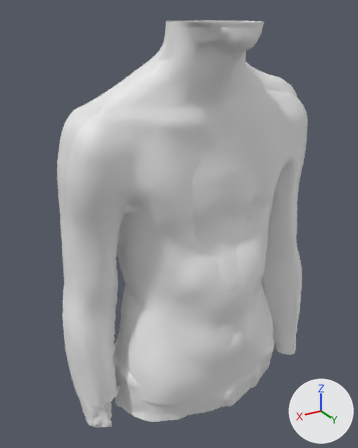
An edit to the OBJ model Assets/Meshes/Real/manuallyAdjustedOBJ.obj, drawn before and after from the same camera.
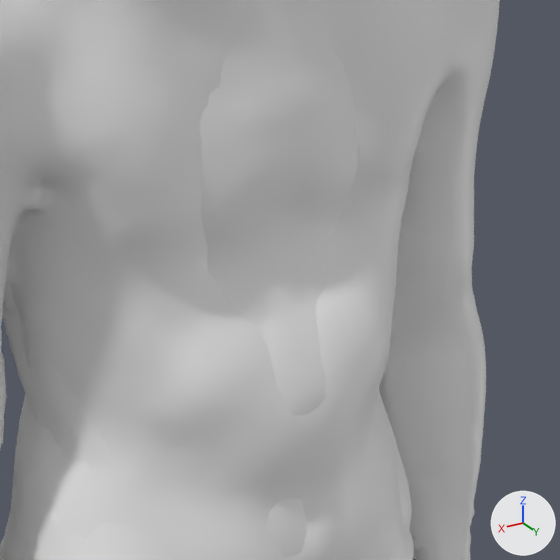
Old and new are each drawn whole from a 50 mm lens placed at (0.439, 0.592, 0.324), pointed at (0.031, -0.089, -0.017) and again close up on the part from 32% to 92% of the width and 30% to 78% of the height. The lights are fixed; the arrows at lower right show +X, +Y and +Z. Where no turn or scale is listed for an object, it has been applied to the vertices. Vertices at the same position are counted once.

The scene before the commit, as lines of its bpy script (objects in view):
```python
me_manuallyadjustedobj = bpy.data.meshes.new('manuallyAdjustedOBJ')
me_manuallyadjustedobj.from_pydata(...)  # 20896 vertices, 39935 faces; spans x -0.242..0.253, y -0.206..0.05, z -0.327..0.31
me_manuallyadjustedobj.polygons.foreach_set('use_smooth', [True] * 39935)
ob_manuallyadjustedobj = bpy.data.objects.new('manuallyAdjustedOBJ', me_manuallyadjustedobj)
ob_manuallyadjustedobj.location = (0.0, 0.0, 0.0)
```
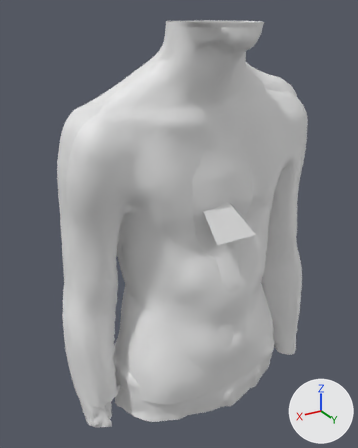
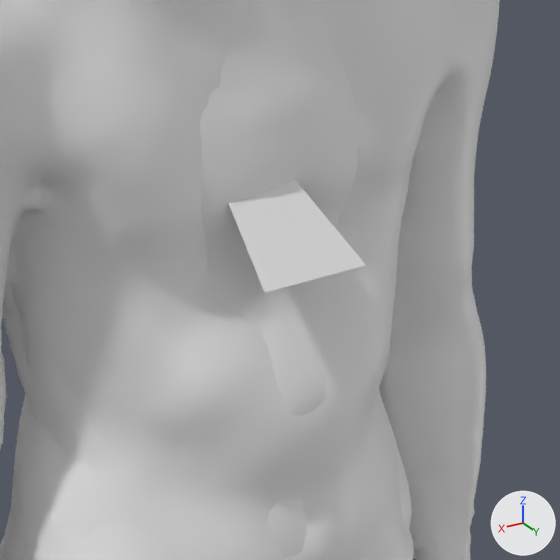
Location of each change, (x1, y1, x2, y2) in pixels of the close-ups (560 x 560 px):
part 1 of me_manuallyadjustedobj, added
    after: (229, 180, 365, 293)

What changed in the scene script:
```text
Change me_manuallyadjustedobj:
    where me_manuallyadjustedobj.from_pydata(...)  # 20896 vertices, 39935 faces; spans x -0.242..0.253, y -0.206..0.05, z -0.327..0.31
    used by ob_manuallyadjustedobj; location = (0.0, 0.0, 0.0)
    verts and faces of me_manuallyadjustedobj; kept vertices keep their numbers, new ones are numbered from 20896
    me_manuallyadjustedobj part 1
    add verts[20896] = (-0.038, 0.036, -0.005)  # pixel (366, 265)
    add verts[20897] = (0.038, 0.036, -0.005)  # pixel (264, 292)
    add verts[20898] = (0.038, -0.101, 0.141)
    add faces += [(20896, 20898, 20897)]
```
